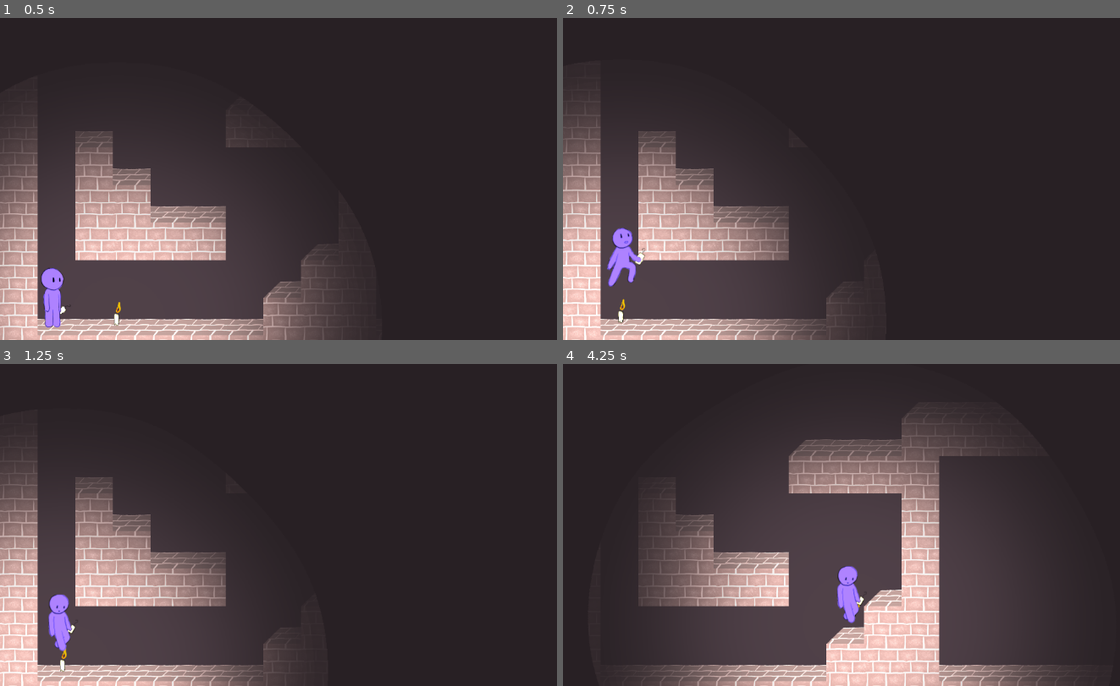
Above: before the commit, frames 1-4 (two rows, left to right).
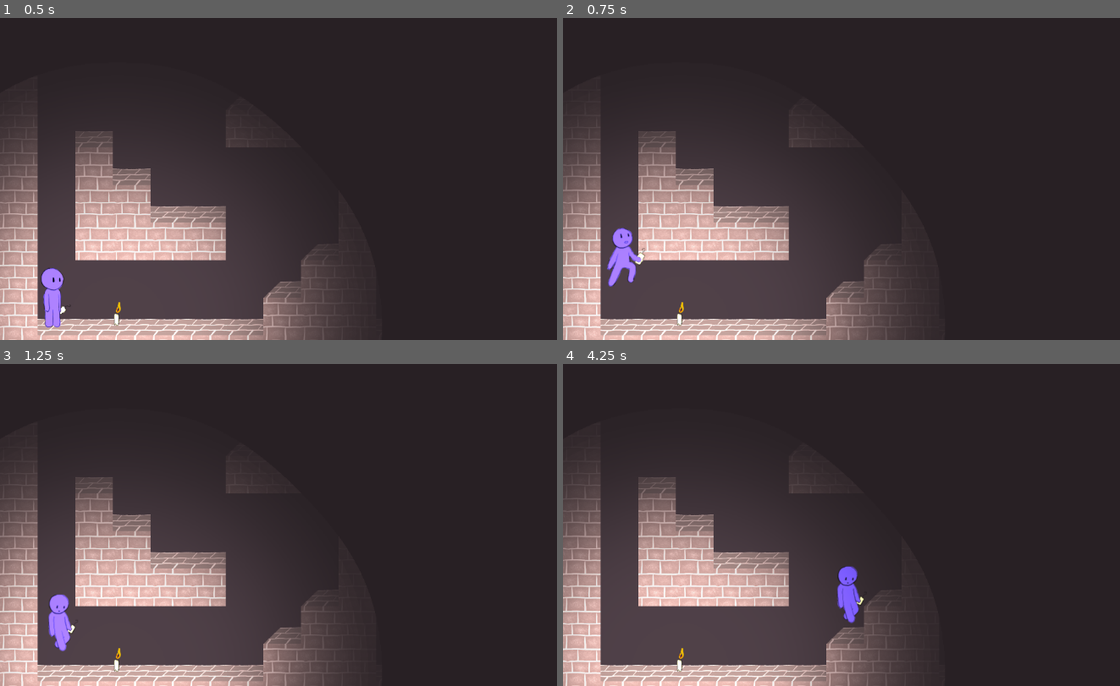
Above: after the commit, the same moments.

Repository: isaacwkm/csgd-capstone-project
Game: Godot game, scene res://scenes/world.tscn
Same seed, same stepped clock (60 frames per second), same inputs: the game is played once before the commit and once after it.
Inputs:
- Up to frame 1 (0.5 s): no input
- Up to frame 2 (0.75 s): tap Enter (ui_accept) at 0.5 s; hold D from 0.53 s (still down); hold E from 0.53 s (still down)
- Up to frame 3 (1.25 s): keep holding D; keep holding E; tap Enter (ui_accept) at 0.77 s
- Up to frame 4 (4.25 s): release E at 1.28 s; tap E at 1.35, 2.85 s; tap Enter (ui_accept) at 1.52, 3.02, 3.77 s; release D at 2.03 s; hold A 2.03-2.78 s; hold E 2.03-2.78 s; hold D from 2.78 s (still down); hold E from 3.53 s (still down)

Frame 1 is identical in both runs. In frame 2, 11% of the frame differs, in the area x 0-64%, y 30-100%; in frame 3, 10%; in frame 4, 41%, in the area x 0-93%, y 12-100%.

Commit message:
Ensure candle can only be picked up when in contact with the player character.

Diff:
--- a/objects/candle.gd
+++ b/objects/candle.gd
@@ -2,12 +2,15 @@
 extends RigidBody2D
 
 @onready var _player = $'../PlayerCharacter'
+@onready var _pick_area = $'PickArea'
 
 var picked = false
+var in_contact = false
 
 # Called when the node enters the scene tree for the first time.
 func _ready() -> void:
-	pass # Replace with function body.
+	_pick_area.body_entered.connect(_on_body_entered)
+	_pick_area.body_exited.connect(_on_body_exited)
 
 # Called every frame. 'delta' is the elapsed time since the previous frame.
 func _physics_process(delta: float) -> void:
@@ -20,7 +23,14 @@
 		if picked:
 			picked = false
 			_player.canPick = true
-		else:
-			if _player.canPick:
-				picked = true
-				_player.canPick = false
+		elif in_contact and _player.canPick:
+			picked = true
+			_player.canPick = false
+
+func _on_body_entered(body: Node2D):
+	if body == _player:
+		in_contact = true
+
+func _on_body_exited(body: Node2D):
+	if body == _player:
+		in_contact = false
--- a/objects/candle.tscn
+++ b/objects/candle.tscn
@@ -35,9 +35,9 @@
 position = Vector2(0, -21)
 shape = SubResource("RectangleShape2D_xsagg")
 
-[node name="Area2D" type="Area2D" parent="."]
+[node name="PickArea" type="Area2D" parent="."]
 
-[node name="CollisionShape2D" type="CollisionShape2D" parent="Area2D"]
+[node name="CollisionShape2D" type="CollisionShape2D" parent="PickArea"]
 position = Vector2(0, -21)
 shape = SubResource("RectangleShape2D_yawxj")
 
